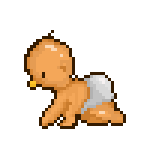
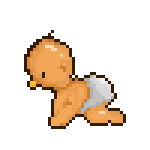
Two versions of the same layered image (150 × 150). Layer-by-layer changes:
showed "Layer 2 copy" over [39, 72, 123, 129]
hid "Layer 2" over [39, 72, 123, 129]
